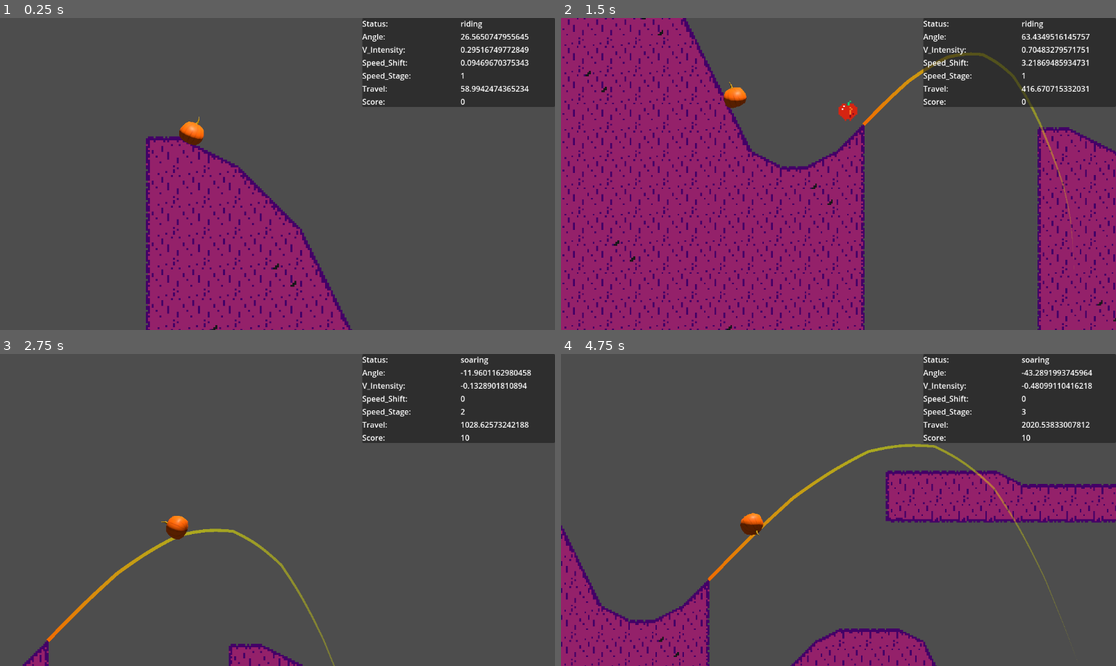
Above: before the commit, frames 1-4 (two rows, left to right).
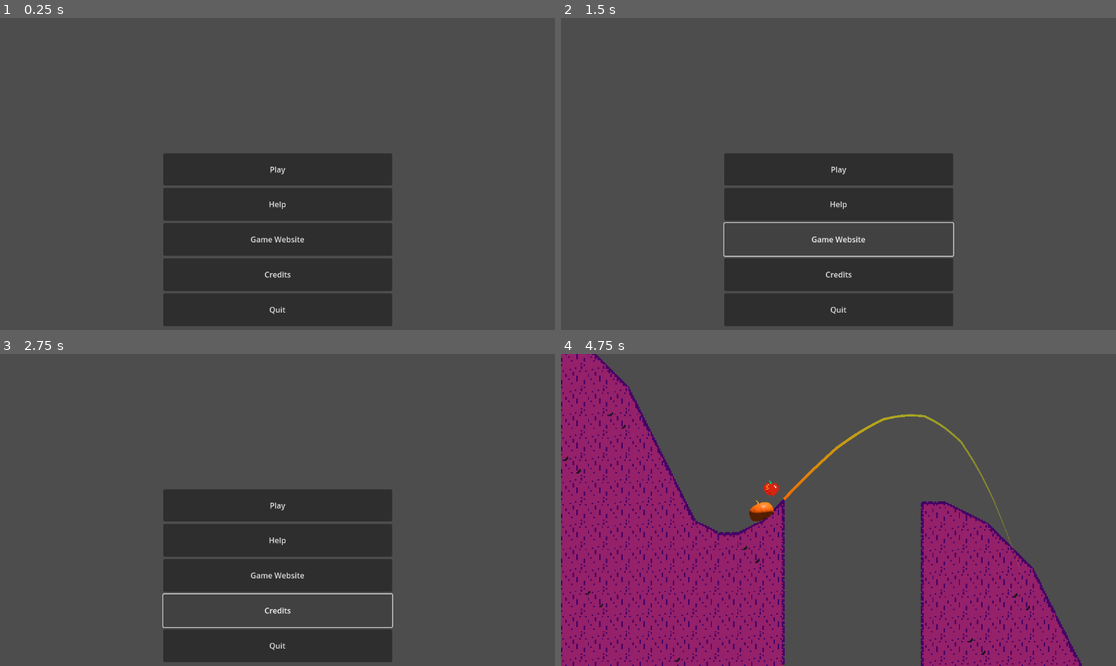
Above: after the commit, the same moments.

Repository: LettucePie/gwj-62-harvest
Game: Godot game, scene res://Play.tscn
Same seed, same stepped clock (60 frames per second), same inputs: the game is played once before the commit and once after it. Before the commit the project starts from res://testing/test_zone.tscn.
Inputs (mouse positions are in pixels of both pictures, inside the frame that each line leads up to):
- Up to frame 1 (0.25 s): no input
- Up to frame 2 (1.5 s): click (838, 205) at 0.5 s, where only the run after the commit has a clickable "Help"; click (838, 239) at 1.25 s, where only the run after the commit has a clickable "Game Website"
- Up to frame 3 (2.75 s): click (277, 609) at 2 s, where only the run after the commit has a clickable "Credits"
- Up to frame 4 (4.75 s): click (838, 506) at 2.75 s, where only the run after the commit has a clickable "Play"; hold Up (ui_up) 3.53-4.28 s; hold Down (ui_down) from 4.28 s (still down)

The runs differ from the first frame. In frame 1, 35% of the frame differs, in the area x 26-100%, y 0-100%; in frame 2, 69%, in the area x 0-100%, y 0-100%; in frame 3, 28%; in frame 4, 52%.

Commit message:
Started work on menus

Diff:
--- /dev/null
+++ b/Play.gd
@@ -0,0 +1,24 @@
+extends Node
+
+class_name Play
+
+@export var stage_scene : PackedScene
+@export var android_audio : AudioBusLayout
+
+var main_menu : Control
+var current_stage : Node
+
+# Called when the node enters the scene tree for the first time.
+func _ready():
+	main_menu = get_node("main_menu")
+
+
+func load_stage():
+	var new_scene = stage_scene.instantiate()
+	remove_child(main_menu)
+	add_child(new_scene)
+
+
+# Called every frame. 'delta' is the elapsed time since the previous frame.
+func _process(delta):
+	pass
--- /dev/null
+++ b/Play.tscn
@@ -0,0 +1,13 @@
+[gd_scene load_steps=5 format=3 uid="uid://dddgqx330m10v"]
+
+[ext_resource type="Script" path="res://Play.gd" id="1_x6o1f"]
+[ext_resource type="PackedScene" uid="uid://chkianxdawnj0" path="res://menus/main_menu.tscn" id="2_cwoyh"]
+[ext_resource type="PackedScene" uid="uid://b70d2vbt525p5" path="res://levels/stage_path.tscn" id="2_pwsyg"]
+[ext_resource type="AudioBusLayout" uid="uid://d30edpct4iovl" path="res://default_bus_layout.tres" id="3_75oec"]
+
+[node name="Play" type="Node" groups=["persist"]]
+script = ExtResource("1_x6o1f")
+stage_scene = ExtResource("2_pwsyg")
+android_audio = ExtResource("3_75oec")
+
+[node name="main_menu" parent="." instance=ExtResource("2_cwoyh")]
--- /dev/null
+++ b/default_bus_layout.tres
@@ -0,0 +1,3 @@
+[gd_resource type="AudioBusLayout" format=3 uid="uid://d30edpct4iovl"]
+
+[resource]
--- a/gameplay/collect/apple.tscn
+++ b/gameplay/collect/apple.tscn
@@ -16,3 +16,4 @@
 scale = Vector2(3.5, 3.5)
 sprite_frames = ExtResource("1_5o2rv")
 animation = &"glitter"
+flip_h = true
--- /dev/null
+++ b/menus/help_menu.tscn
@@ -0,0 +1,80 @@
+[gd_scene load_steps=2 format=3 uid="uid://cg2uer2c3ev7"]
+
+[ext_resource type="Texture2D" uid="uid://4bj73p05vt7y" path="res://art/sprites/truck.png" id="1_fvvr5"]
+
+[node name="help_menu" type="Control"]
+layout_mode = 3
+anchors_preset = 15
+anchor_right = 1.0
+anchor_bottom = 1.0
+grow_horizontal = 2
+grow_vertical = 2
+
+[node name="Panel" type="Panel" parent="."]
+layout_mode = 1
+anchors_preset = -1
+anchor_left = 0.232
+anchor_top = 0.15
+anchor_right = 0.768
+anchor_bottom = 0.85
+offset_left = -0.264008
+offset_top = -0.200005
+offset_right = 0.263977
+offset_bottom = 0.200012
+grow_horizontal = 2
+grow_vertical = 2
+
+[node name="quit" type="Button" parent="Panel"]
+layout_mode = 1
+anchors_preset = -1
+anchor_left = 0.95
+anchor_right = 1.0
+anchor_bottom = 0.068
+offset_left = -0.100037
+offset_bottom = 0.127998
+grow_horizontal = 0
+text = "X"
+
+[node name="VBoxContainer" type="VBoxContainer" parent="Panel"]
+layout_mode = 1
+anchors_preset = 15
+anchor_right = 1.0
+anchor_bottom = 1.0
+grow_horizontal = 2
+grow_vertical = 2
+
+[node name="page_title" type="Label" parent="Panel/VBoxContainer"]
+layout_mode = 2
+size_flags_vertical = 7
+size_flags_stretch_ratio = 0.6
+text = "How To Bop it and Twist it"
+horizontal_alignment = 1
+vertical_alignment = 1
+
+[node name="image" type="TextureRect" parent="Panel/VBoxContainer"]
+layout_mode = 2
+size_flags_vertical = 7
+texture = ExtResource("1_fvvr5")
+
+[node name="info" type="Label" parent="Panel/VBoxContainer"]
+layout_mode = 2
+size_flags_vertical = 7
+text = "hiwoanwerogjvierojisjr ioepjsi lidroj goeifjopdwkklam sjeiofjpi eajr.g vj eo;m,. fjiospejirgmlk rjeios;jkd "
+horizontal_alignment = 1
+autowrap_mode = 2
+clip_text = true
+
+[node name="controls" type="HBoxContainer" parent="Panel/VBoxContainer"]
+layout_mode = 2
+size_flags_vertical = 7
+size_flags_stretch_ratio = 0.58
+
+[node name="left" type="Button" parent="Panel/VBoxContainer/controls"]
+layout_mode = 2
+size_flags_horizontal = 3
+text = "<- Left"
+
+[node name="right" type="Button" parent="Panel/VBoxContainer/controls"]
+layout_mode = 2
+size_flags_horizontal = 3
+text = "Right ->"
--- /dev/null
+++ b/menus/main_menu.gd
@@ -0,0 +1,35 @@
+extends Control
+
+var play_manager : Play
+
+# Called when the node enters the scene tree for the first time.
+func _ready():
+	if get_parent() is Play:
+		play_manager = get_parent()
+	if OS.has_feature("web"):
+		$VBoxContainer/quit.hide()
+
+
+# Called every frame. 'delta' is the elapsed time since the previous frame.
+func _process(delta):
+	pass
+
+
+func _on_play_pressed():
+	play_manager.load_stage()
+
+
+func _on_help_pressed():
+	pass # Replace with function body.
+
+
+func _on_website_pressed():
+	pass # Replace with function body.
+
+
+func _on_credits_pressed():
+	pass # Replace with function body.
+
+
+func _on_quit_pressed():
+	get_tree().quit()
--- /dev/null
+++ b/menus/main_menu.tscn
@@ -0,0 +1,74 @@
+[gd_scene load_steps=2 format=3 uid="uid://chkianxdawnj0"]
+
+[ext_resource type="Script" path="res://menus/main_menu.gd" id="1_0v7hf"]
+
+[node name="main_menu" type="Control"]
+layout_mode = 3
+anchors_preset = 15
+anchor_right = 1.0
+anchor_bottom = 1.0
+grow_horizontal = 2
+grow_vertical = 2
+script = ExtResource("1_0v7hf")
+
+[node name="bg" type="TextureRect" parent="."]
+layout_mode = 1
+anchors_preset = 15
+anchor_right = 1.0
+anchor_bottom = 1.0
+grow_horizontal = 2
+grow_vertical = 2
+
+[node name="title" type="TextureRect" parent="."]
+layout_mode = 1
+anchors_preset = -1
+anchor_right = 1.0
+anchor_bottom = 0.412
+offset_bottom = 0.0239868
+grow_horizontal = 2
+
+[node name="VBoxContainer" type="VBoxContainer" parent="."]
+layout_mode = 1
+anchors_preset = -1
+anchor_left = 0.294
+anchor_top = 0.434
+anchor_right = 0.707
+anchor_bottom = 0.988
+offset_left = 0.312012
+offset_top = -0.231995
+offset_right = -0.463989
+offset_bottom = -0.223999
+grow_horizontal = 2
+grow_vertical = 0
+theme_override_constants/separation = 5
+
+[node name="play" type="Button" parent="VBoxContainer"]
+layout_mode = 2
+size_flags_vertical = 3
+text = "Play"
+
+[node name="help" type="Button" parent="VBoxContainer"]
+layout_mode = 2
+size_flags_vertical = 3
+text = "Help"
+
+[node name="website" type="Button" parent="VBoxContainer"]
+layout_mode = 2
+size_flags_vertical = 3
+text = "Game Website"
+
+[node name="credits" type="Button" parent="VBoxContainer"]
+layout_mode = 2
+size_flags_vertical = 3
+text = "Credits"
+
+[node name="quit" type="Button" parent="VBoxContainer"]
+layout_mode = 2
+size_flags_vertical = 3
+text = "Quit"
+
+[connection signal="pressed" from="VBoxContainer/play" to="." method="_on_play_pressed"]
+[connection signal="pressed" from="VBoxContainer/help" to="." method="_on_help_pressed"]
+[connection signal="pressed" from="VBoxContainer/website" to="." method="_on_website_pressed"]
+[connection signal="pressed" from="VBoxContainer/credits" to="." method="_on_credits_pressed"]
+[connection signal="pressed" from="VBoxContainer/quit" to="." method="_on_quit_pressed"]
--- a/project.godot
+++ b/project.godot
@@ -11,7 +11,7 @@
 [application]
 
 config/name="GWJ 62 Harvest"
-run/main_scene="res://testing/test_zone.tscn"
+run/main_scene="res://Play.tscn"
 config/features=PackedStringArray("4.0", "Mobile")
 config/icon="res://icon.svg"
 
Not shown, added: export_presets.cfg
